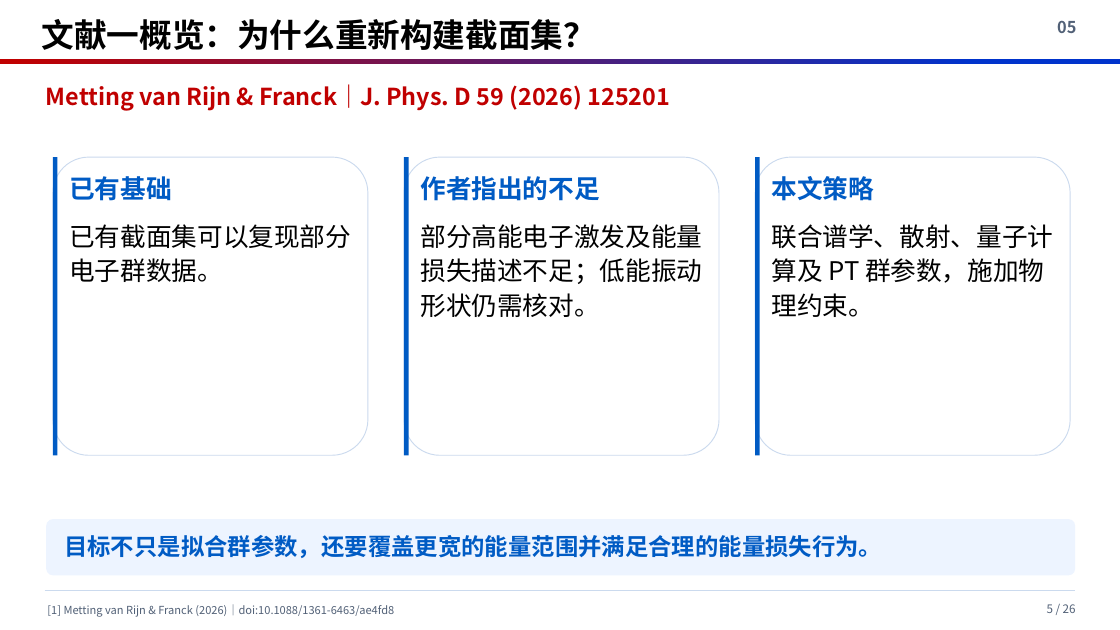
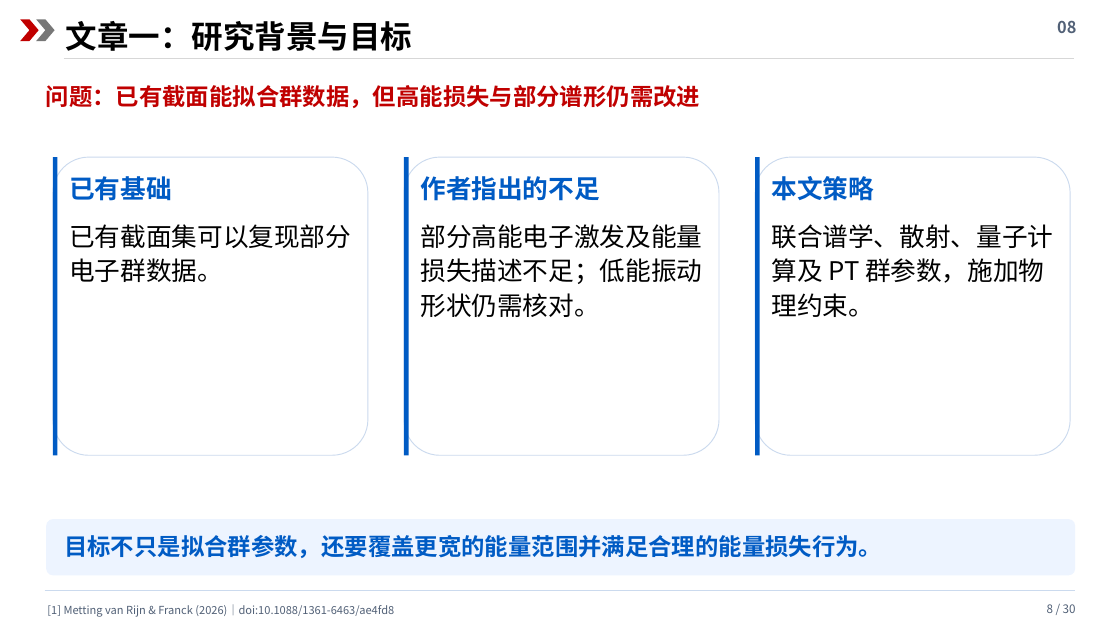
Before and after one commit to cass1223/cassbook, a slide deck: slide 8 of presentations/c4f7n/c4f7n_review.pptx (slide 5 before the commit). Drawn at 1120x630 pixels with LibreOffice and Linux fonts; fonts in the diff are those of the drawing. Boxes give left, top, right and bottom in pixels: in the first picture for what was removed or moved away, otherwise in the second. Text is boxed around its words. In the diff, an @@ line names an element or a change of style, - is before the commit and + after.

```diff
--- a/presentations/c4f7n/c4f7n_review.pptx
+++ b/presentations/c4f7n/c4f7n_review.pptx
@@ rectangle added at (0, 0, 1120, 71), fill #FFFFFF @@
@@ chevron added at (20, 19, 39, 41), fill #C00000 @@
@@ chevron added at (36, 19, 55, 41), fill #777777 @@
@@ text removed at (42, 19, 597, 50) @@
-文献一概览：为什么重新构建截面集？
@@ text added at (66, 21, 413, 51), 27 pt, text #000000, bold @@
+文章一：研究背景与目标
@@ text at (1057, 20, 1076, 33): text changed @@
-05
+08
@@ line added from (64, 58) to (1074, 58), #D7D7D7 0.7 pt @@
@@ text at (46, 85, 700, 108): text changed @@
-Metting van Rijn & Franck｜J. Phys. D 59 (2026) 125201
+问题：已有截面能拟合群数据，但高能损失与部分谱形仍需改进
@@ text at (1047, 604, 1076, 613): text changed @@
-5 / 26
+8 / 30
```
Also in this commit, not shown: 16 other slides changed, 13 slides added, 9 slides removed, 4 other files.
